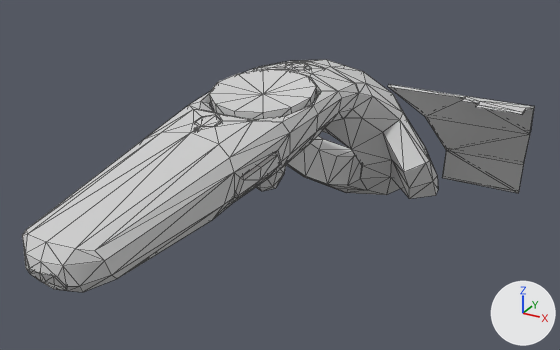
One commit to the OBJ model ChronoLoop/Resources/ClonePanel.obj: the scene before it, then after it.
Camera for both pictures: a 50 mm camera at (0.149, -0.306, 0.098) aimed at (0.014, -0.062, -0.024). The axes (+X, +Y, +Z) are drawn at lower right. The lights are the same throughout. Mesh edges are drawn as thin lines. Where no turn or scale is listed for an object, it has been applied to the vertices.

The first picture shows 'vr_controller_lowpoly_vr_controller_lowpoly_mesh', 'vr_controller_lowpoly_vr_controller_lowpoly_mesh.001'.
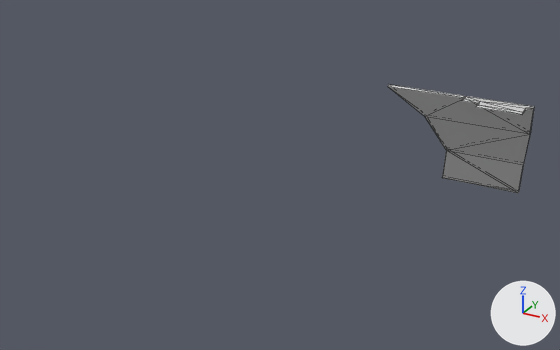
Location of each change, (x1, y1, x2, y2) in pixels of the pictures (560 x 350 px):
'vr_controller_lowpoly_vr_controller_lowpoly_mesh', deleted
    before: (22, 60, 438, 292)

Patch to the scene script:
```diff
--- a/ChronoLoop/Resources/ClonePanel.obj.py
+++ b/ChronoLoop/Resources/ClonePanel.obj.py
@@ ob_vr_controller_lowpoly_vr_controller_lowpoly_mesh @@
-ob_vr_controller_lowpoly_vr_controller_lowpoly_mesh = bpy.data.objects.new('vr_controller_lowpoly_vr_controller_lowpoly_mesh', me_vr_controller_lowpoly_vr_controller_lowpoly_mesh)
-ob_vr_controller_lowpoly_vr_controller_lowpoly_mesh.location = (0.0, 0.0, 0.0)
```
